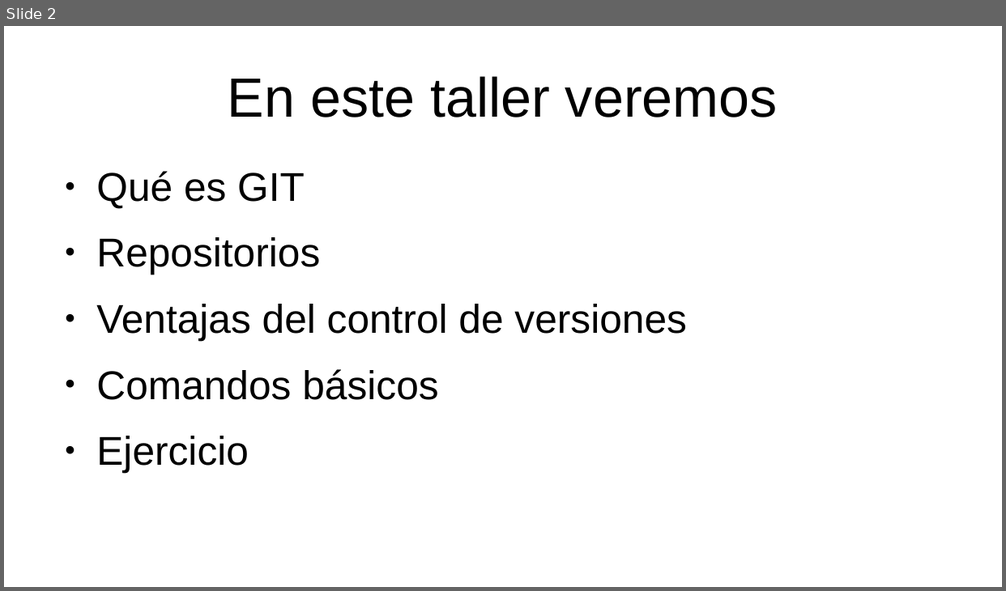
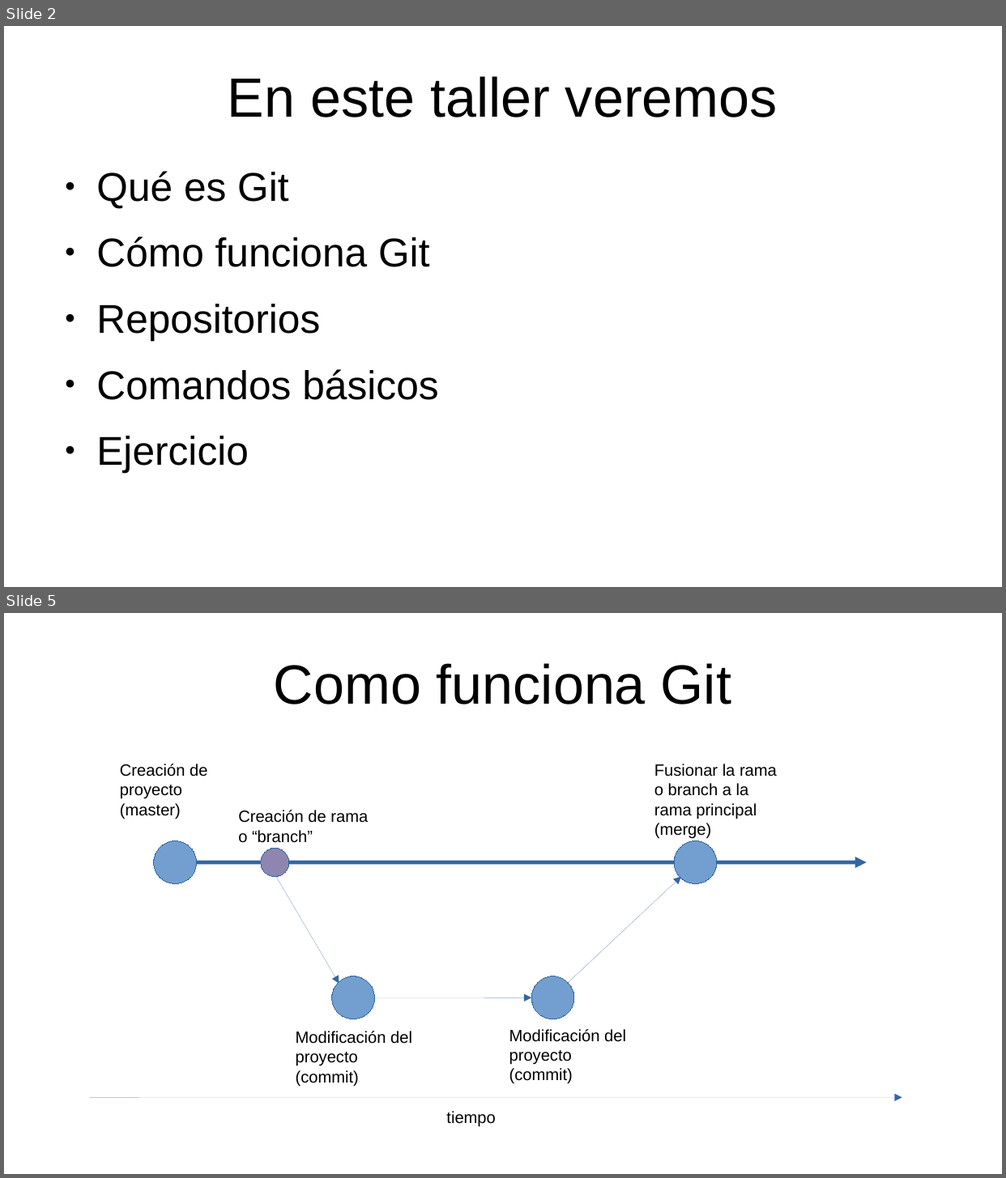
Before and after one commit to p4b10r/git-basico, a slide deck: TALLER GIT.odp. Shown one above the other, each under a label of ours: slide 2 before the commit, slides 2 and 5 after it; the slides between them are not shown. The pictures are 1006x591 and 1006x1178 pixels, drawn with LibreOffice and Linux fonts; fonts in the diff are those of the drawing. Boxes give left, top, right and bottom in pixels: in the first picture for what was removed or moved away, otherwise in the second. Text is boxed around its words. In the diff, an @@ line names an element or a change of style, - is before the commit and + after.

```diff
--- a/TALLER GIT.odp
+++ b/TALLER GIT.odp
@@ slide 5 added at [4, 613, 1002, 1174], background #FFFFFF @@
@@ title added at [274, 663, 731, 705], 44 pt, text #000000 @@
+Como funciona Git
@@ text added at [120, 764, 207, 820], 13 pt, text #000000 @@
+Creación de proyecto
+(master)
@@ text added at [654, 764, 777, 839], 13 pt, text #000000 @@
+Fusionar la rama o branch a la rama principal
+(merge)
@@ text added at [238, 810, 368, 843], 13 pt, text #000000 @@
+Creación de rama o “branch”
@@ ellipse added at [153, 841, 196, 884], fill #729FCF, outline #3465A4 0 pt @@
@@ ellipse added at [260, 849, 288, 876], fill #8E86AE, outline #3465A4 0 pt @@
@@ ellipse added at [674, 841, 717, 884], fill #729FCF, outline #3465A4 0 pt @@
@@ arrow added from (197, 863) to (867, 863), #3465A4 3 pt @@
@@ arrow added from (267, 863) to (339, 983), #3465A4 0 pt @@
@@ arrow added from (567, 983) to (681, 876), #3465A4 0 pt @@
@@ ellipse added at [332, 977, 374, 1020], fill #729FCF, outline #3465A4 0 pt @@
@@ ellipse added at [532, 977, 574, 1020], fill #729FCF, outline #3465A4 0 pt @@
@@ arrow added from (374, 998) to (532, 998), #3465A4 0 pt @@
@@ text added at [296, 1031, 412, 1087], 13 pt, text #000000 @@
+Modificación del proyecto
+(commit)
@@ text added at [509, 1029, 626, 1084], 13 pt, text #000000 @@
+Modificación del proyecto
+(commit)
@@ arrow added from (89, 1097) to (902, 1097), #3465A4 0 pt @@
@@ text added at [446, 1111, 495, 1127], 13 pt, text #000000 @@
+tiempo
@@ slide 2 changed as well @@
@@ text at [96, 171, 429, 267]: text changed @@
-● Qué es GIT
+● Qué es Git
+● Cómo funciona Git
@@ text at [96, 304, 687, 340]: paragraph removed @@
-● Ventajas del control de versiones
```
Also in this commit, not shown: 1 other slide changed, 11 other slides added, 9 other files.
